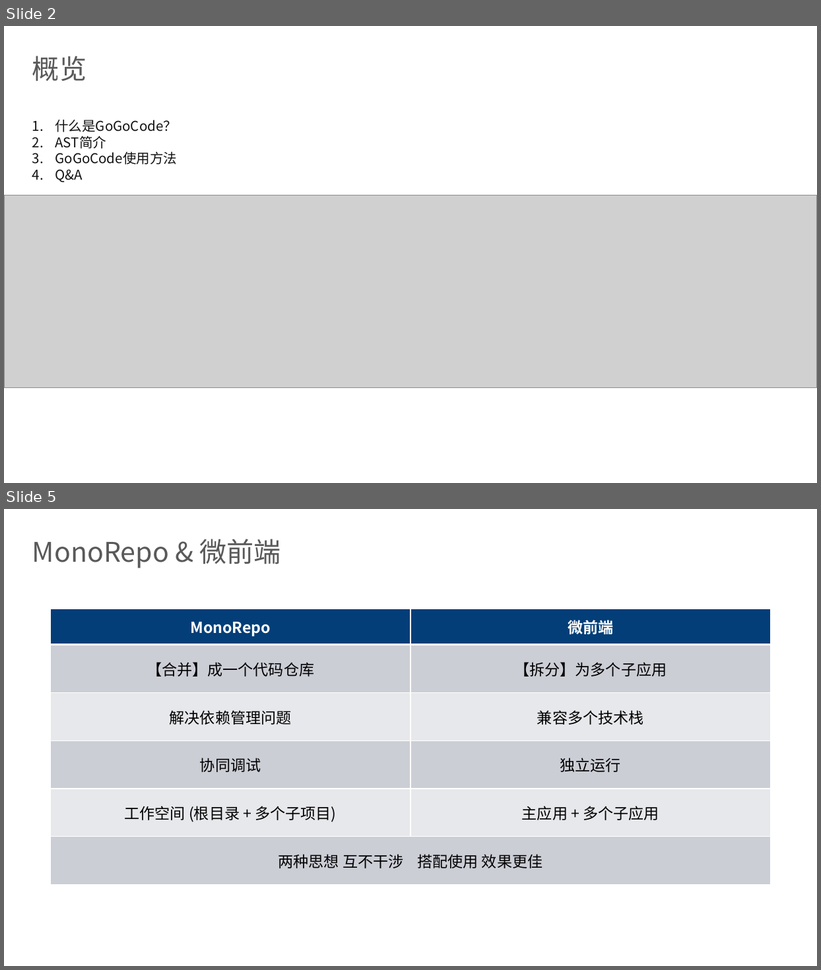
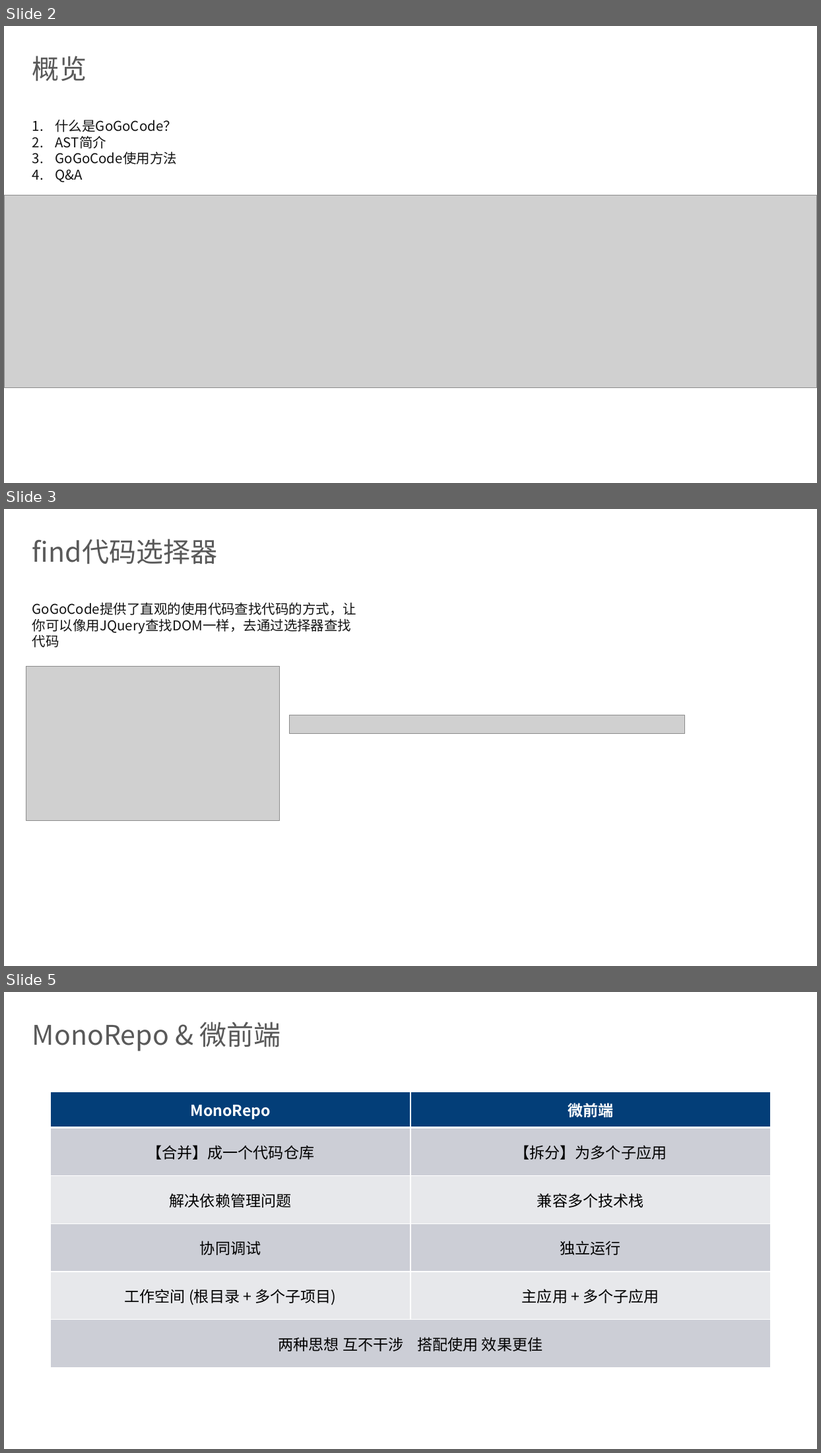
Before and after one commit to dingq030511/gogocode-tutorial, a slide deck: gogocode.pptx. Shown one above the other, each under a label of ours: slides 2 and 5 before the commit, slides 2, 3 and 5 after it; the slides between them are not shown. The pictures are 821x970 and 821x1453 pixels, drawn with LibreOffice and Linux fonts; fonts in the diff are those of the drawing; grey boxes stand for pictures; background and template pictures are left out. Boxes give left, top, right and bottom in pixels: in the first picture for what was removed or moved away, otherwise in the second. Text is boxed around its words. In the diff, an @@ line names an element or a change of style, - is before the commit and + after.

```diff
--- a/gogocode.pptx
+++ b/gogocode.pptx
@@ slide 3 added at [4, 509, 817, 966], background picture (left out) @@
@@ title added at [32, 539, 218, 564], 32 pt, text #595959 @@
+find代码选择器
@@ text added at [32, 602, 356, 648], 16 pt, text #121212 @@
+GoGoCode提供了直观的使用代码查找代码的方式，让你可以像用JQuery查找DOM一样，去通过选择器查找代码
@@ picture added at [26, 666, 280, 821] @@
@@ picture added at [290, 715, 684, 733] @@
```
Also in this commit, not shown: 1 other slide added, 2 slides removed, 2 other files.
